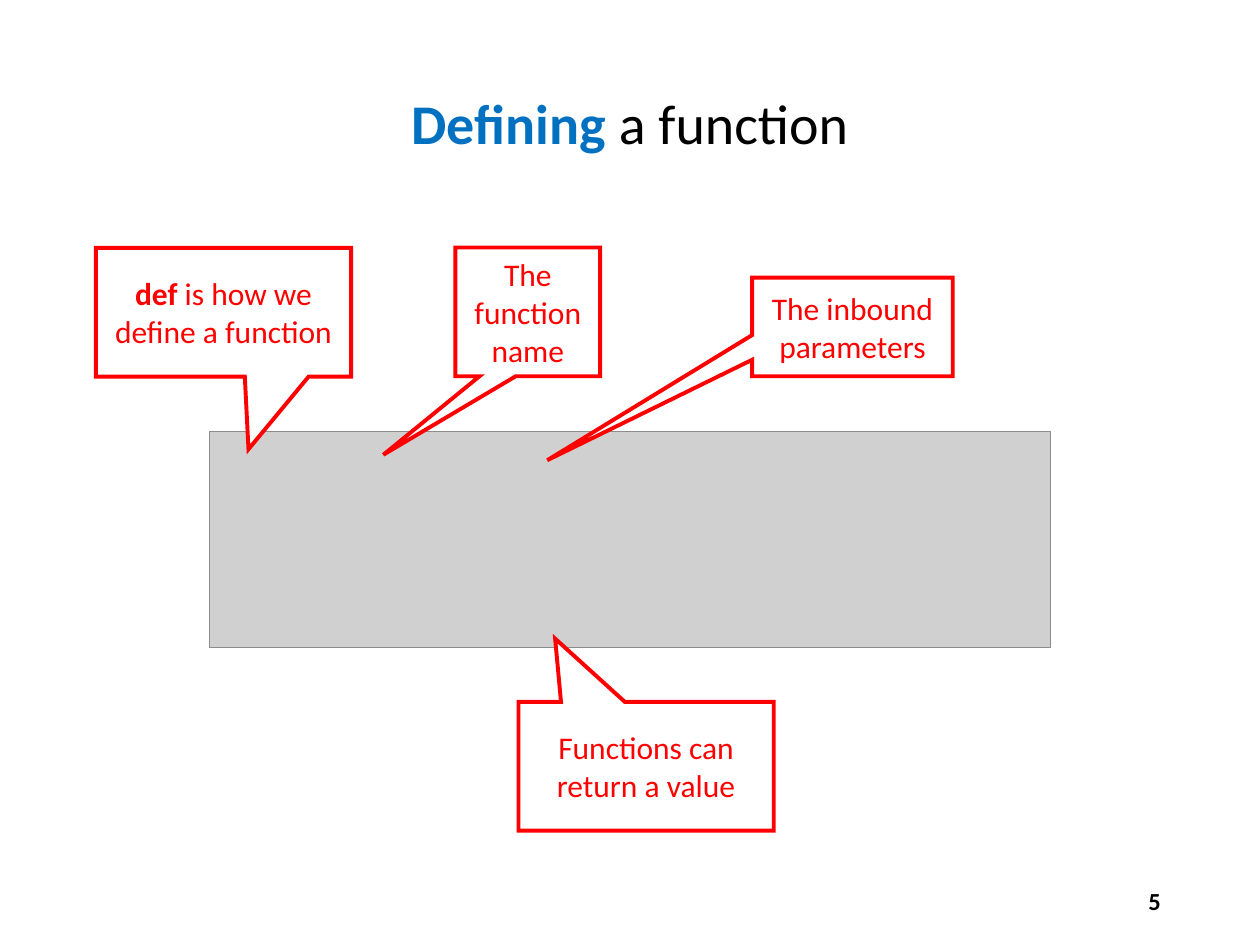
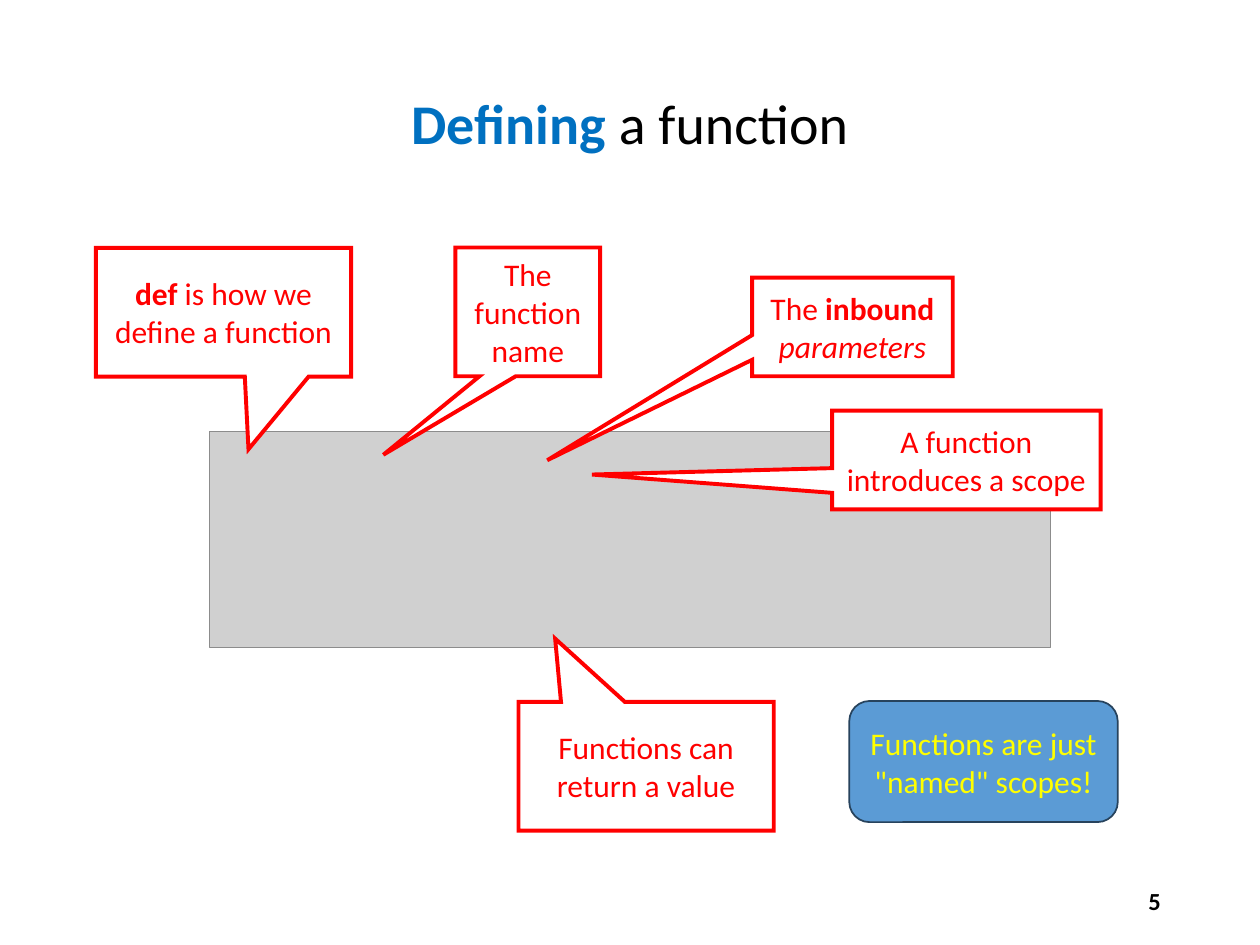
Before and after one commit to dbiersach/scicomp101, a slide deck: slide 5 of Session 04 - Functions and Logic/Session 04 - Functions and Logic.pptx. Drawn at 1260x945 pixels with LibreOffice and Linux fonts; fonts in the diff are those of the drawing; grey boxes stand for pictures. Boxes give left, top, right and bottom in pixels: in the first picture for what was removed or moved away, otherwise in the second. Text is boxed around its words. In the diff, an @@ line names an element or a change of style, - is before the commit and + after.

Commit message:
Update def intro

```diff
--- a/Session 04 - Functions and Logic/Session 04 - Functions and Logic.pptx
+++ b/Session 04 - Functions and Logic/Session 04 - Functions and Logic.pptx
@@ speech box "The inbound parameters" at [752,277,953,375]: bold on in "inbound"; italic on in "parameters" @@
@@ speech box added at [832,411,1100,509], fill #FFFFFF, outline #FF0000 2.25 pt, 18 pt, text #FF0000 @@
+A function introduces a scope
@@ rounded rectangle added at [849,701,1118,822], fill #5B9BD5, outline #28445D 1 pt, 18 pt, text #FFFF00 @@
+Functions are just "named" scopes!
```
